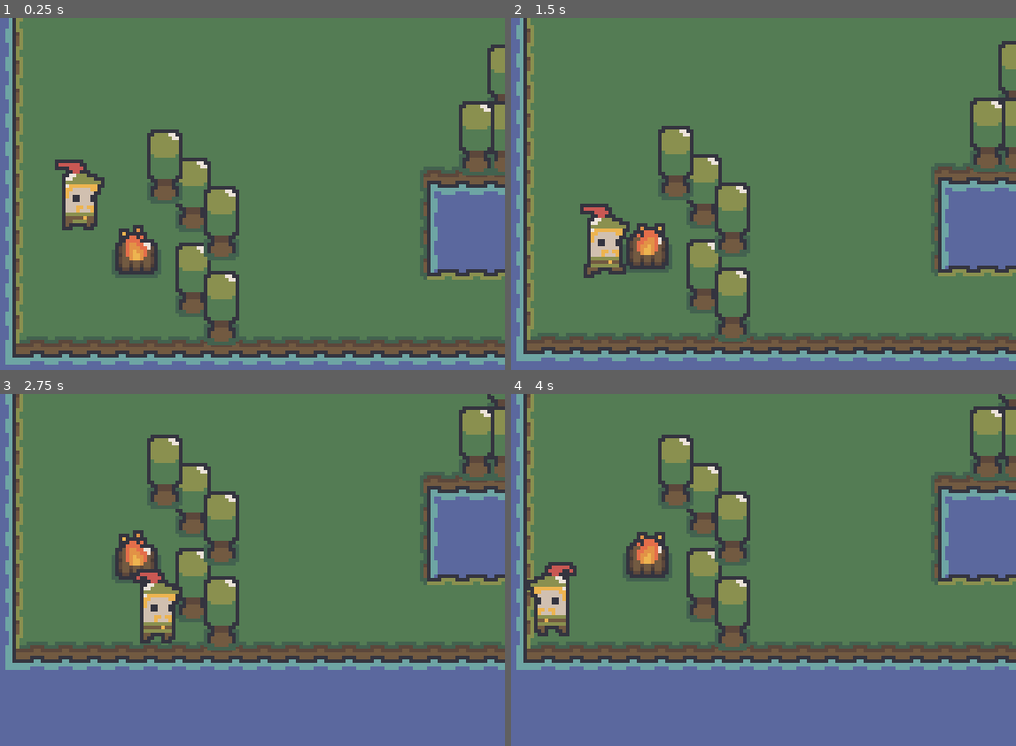
Above: before the commit, frames 1-4 (two rows, left to right).
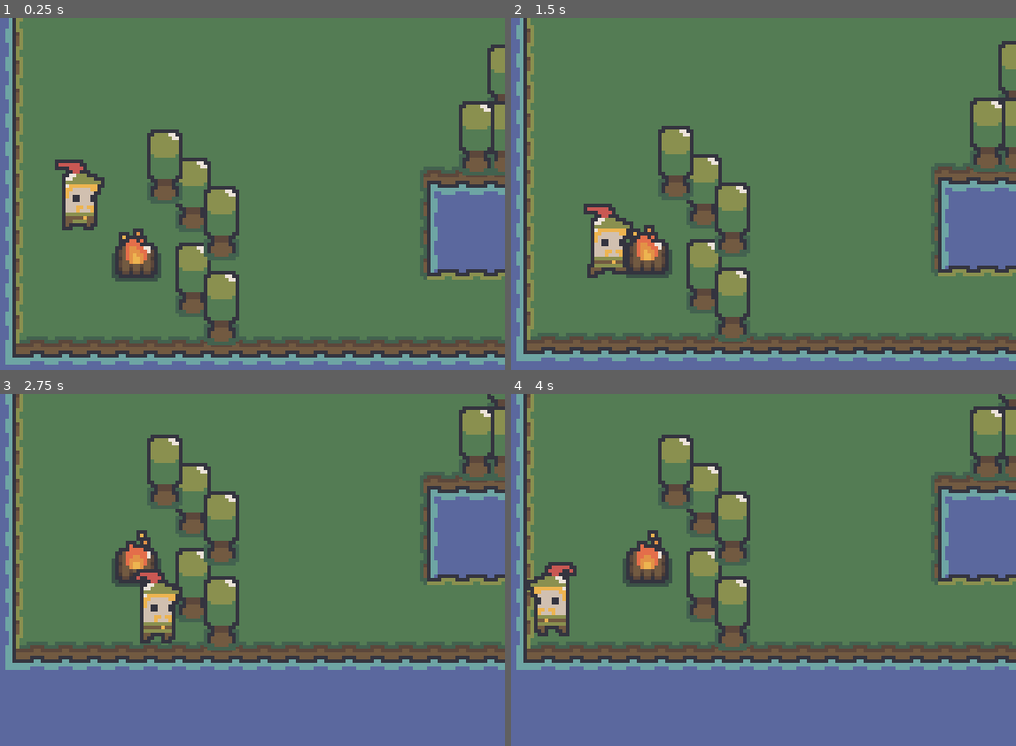
Above: after the commit, the same moments.

Repository: 201-Games/lost-boy
Game: Godot game, scene res://scenes/Start.tscn
The game is run twice, just before and just after one commit, with the same random seed, the same clock (stepped at 60 frames per second) and the same inputs.
Inputs:
- Up to frame 1 (0.25 s): no input
- Up to frame 2 (1.5 s): hold D (move_right) 0.53-1.28 s; hold S (move_down) from 1.28 s (still down)
- Up to frame 3 (2.75 s): release S (move_down) at 2.03 s; hold D (move_right) from 2.03 s (still down)
- Up to frame 4 (4 s): release D (move_right) at 2.78 s; hold W (move_up) 2.78-3.53 s; hold A (move_left) from 3.53 s (still down)

The runs differ from the first frame. In frame 1, 0.5% of the frame differs, in the area x 22-32%, y 58-75%; in frame 2, 1.4%, in the area x 13-32%, y 52-74%; in frame 3, 0.5%; in frame 4, 0.8%.

Commit message:
add props

Diff:
--- a/AtlastScene.tscn
+++ b/AtlastScene.tscn
@@ -1,6 +1,6 @@
 [gd_scene load_steps=3 format=2]
 
-[ext_resource path="res://assets/forest_tiles/forestDecoration_0.png" type="Texture" id=1]
+[ext_resource path="res://assets/tiles/forestDecoration_0.png" type="Texture" id=1]
 [ext_resource path="res://addons/sprite_cutter/AtlasScene.gd" type="Script" id=2]
 
 [node name="AtlasScene" type="Node"]
--- a/props/trees/Tree.tscn
+++ b/props/trees/Tree.tscn
@@ -1,7 +1,14 @@
-[gd_scene load_steps=2 format=2]
+[gd_scene load_steps=3 format=2]
 
+[ext_resource path="res://assets/tiles/village_ [red].png" type="Texture" id=1]
 [ext_resource path="res://addons/sprite_cutter/AtlasScene.gd" type="Script" id=2]
 
 [node name="AtlasScene" type="Node"]
 script = ExtResource( 2 )
-destination_path = "res://assets/animations/characters/player/run"
+destination_path = "res://assets/props"
+
+[node name="Village[red]" type="Sprite" parent="."]
+position = Vector2( 87, 271 )
+texture = ExtResource( 1 )
+region_enabled = true
+region_rect = Rect2( 358, 229, 52, 94 )
--- a/scenes/Main.tscn
+++ b/scenes/Main.tscn
@@ -1,8 +1,8 @@
 [gd_scene load_steps=6 format=2]
 
-[ext_resource path="res://scenes/props/TreeRed.tscn" type="PackedScene" id=1]
+[ext_resource path="res://scenes/props/trees/TreeRed.tscn" type="PackedScene" id=1]
 [ext_resource path="res://scenes/props/BoneFire.tscn" type="PackedScene" id=2]
-[ext_resource path="res://scenes/props/TreeGreen.tscn" type="PackedScene" id=3]
+[ext_resource path="res://scenes/props/trees/TreeGreen.tscn" type="PackedScene" id=3]
 [ext_resource path="res://tilemaps/forest_decor_1.tres" type="TileSet" id=4]
 [ext_resource path="res://tilemaps/forest.tres" type="TileSet" id=5]
 
--- a/scenes/Start.tscn
+++ b/scenes/Start.tscn
@@ -2,10 +2,10 @@
 
 [ext_resource path="res://tilemaps/forest.tres" type="TileSet" id=1]
 [ext_resource path="res://scenes/props/BoneFire.tscn" type="PackedScene" id=2]
-[ext_resource path="res://scenes/props/TreeGreen.tscn" type="PackedScene" id=3]
+[ext_resource path="res://scenes/props/trees/TreeGreen.tscn" type="PackedScene" id=3]
 [ext_resource path="res://scenes/props/Portal.tscn" type="PackedScene" id=4]
 [ext_resource path="res://scenes/characters/Player.tscn" type="PackedScene" id=5]
-[ext_resource path="res://scenes/props/TreeRed.tscn" type="PackedScene" id=6]
+[ext_resource path="res://scenes/props/trees/TreeRed.tscn" type="PackedScene" id=6]
 [ext_resource path="res://tilemaps/forest_decor_1.tres" type="TileSet" id=7]
 
 [node name="Start" type="Node"]
--- a/scenes/props/BoneFire.tscn
+++ b/scenes/props/BoneFire.tscn
@@ -1,32 +1,29 @@
-[gd_scene load_steps=8 format=2]
+[gd_scene load_steps=7 format=2]
 
-[ext_resource path="res://assets/animations/fire/fire_1.atlastex" type="Texture" id=1]
-[ext_resource path="res://assets/animations/fire/fire_2.atlastex" type="Texture" id=2]
-[ext_resource path="res://assets/animations/fire/fire_3.atlastex" type="Texture" id=3]
-[ext_resource path="res://assets/animations/fire/fire_4.atlastex" type="Texture" id=4]
-
-[sub_resource type="AtlasTexture" id=1]
-atlas = ExtResource( 1 )
-region = Rect2( 0, 0, 14, 15 )
+[ext_resource path="res://assets/animations/fire/SwampDecoration0.atlastex" type="Texture" id=1]
+[ext_resource path="res://assets/animations/fire/SwampDecoration2.atlastex" type="Texture" id=2]
+[ext_resource path="res://assets/animations/fire/SwampDecoration3.atlastex" type="Texture" id=3]
+[ext_resource path="res://assets/animations/fire/SwampDecoration1.atlastex" type="Texture" id=4]
 
 [sub_resource type="SpriteFrames" id=2]
 animations = [ {
-"frames": [ SubResource( 1 ), ExtResource( 2 ), ExtResource( 3 ), ExtResource( 4 ) ],
+"frames": [ ExtResource( 1 ), ExtResource( 4 ), ExtResource( 2 ), ExtResource( 3 ) ],
 "loop": true,
 "name": "idle",
-"speed": 8.0
+"speed": 10.0
 } ]
 
 [sub_resource type="RectangleShape2D" id=3]
-extents = Vector2( 7, 8.5 )
+extents = Vector2( 6, 7.5 )
 
 [node name="BoneFire" type="StaticBody2D"]
 
 [node name="AnimatedSprite" type="AnimatedSprite" parent="."]
 frames = SubResource( 2 )
 animation = "idle"
+frame = 3
 playing = true
 
 [node name="CollisionShape2D" type="CollisionShape2D" parent="."]
-position = Vector2( 0, -0.5 )
+position = Vector2( 0, 0.5 )
 shape = SubResource( 3 )
--- /dev/null
+++ b/scenes/props/buildings/BenchLarge.tscn
@@ -0,0 +1,15 @@
+[gd_scene load_steps=3 format=2]
+
+[ext_resource path="res://assets/props/Bench_large.atlastex" type="Texture" id=1]
+
+[sub_resource type="RectangleShape2D" id=1]
+extents = Vector2( 21, 4.5 )
+
+[node name="BenchLarge" type="KinematicBody2D"]
+
+[node name="Sprite" type="Sprite" parent="."]
+texture = ExtResource( 1 )
+
+[node name="CollisionShape2D" type="CollisionShape2D" parent="."]
+position = Vector2( 0, -0.5 )
+shape = SubResource( 1 )
--- /dev/null
+++ b/scenes/props/buildings/BenchSmall.tscn
@@ -0,0 +1,15 @@
+[gd_scene load_steps=3 format=2]
+
+[ext_resource path="res://assets/props/Bench_small.atlastex" type="Texture" id=1]
+
+[sub_resource type="RectangleShape2D" id=1]
+extents = Vector2( 5, 4.5 )
+
+[node name="BenchSmall" type="KinematicBody2D"]
+
+[node name="Sprite" type="Sprite" parent="."]
+texture = ExtResource( 1 )
+
+[node name="CollisionShape2D" type="CollisionShape2D" parent="."]
+position = Vector2( 0, -0.5 )
+shape = SubResource( 1 )
--- /dev/null
+++ b/scenes/props/buildings/Building_1.tscn
@@ -0,0 +1,15 @@
+[gd_scene load_steps=3 format=2]
+
+[ext_resource path="res://assets/props/Building_1.atlastex" type="Texture" id=1]
+
+[sub_resource type="RectangleShape2D" id=1]
+extents = Vector2( 26, 46 )
+
+[node name="BenchLarge" type="KinematicBody2D"]
+
+[node name="Sprite" type="Sprite" parent="."]
+texture = ExtResource( 1 )
+
+[node name="CollisionShape2D" type="CollisionShape2D" parent="."]
+position = Vector2( 0, -1 )
+shape = SubResource( 1 )
--- /dev/null
+++ b/scenes/props/collectibles/MushroomBrown.tscn
@@ -0,0 +1,15 @@
+[gd_scene load_steps=3 format=2]
+
+[ext_resource path="res://assets/props/Mushroom_brown.atlastex" type="Texture" id=1]
+
+[sub_resource type="RectangleShape2D" id=1]
+extents = Vector2( 3, 4.5 )
+
+[node name="MushroomBrown" type="StaticBody2D"]
+
+[node name="MushroomBrown" type="Sprite" parent="."]
+texture = ExtResource( 1 )
+
+[node name="CollisionShape2D" type="CollisionShape2D" parent="."]
+position = Vector2( 0, -0.5 )
+shape = SubResource( 1 )
--- /dev/null
+++ b/scenes/props/collectibles/MushroomOrange.tscn
@@ -0,0 +1,15 @@
+[gd_scene load_steps=3 format=2]
+
+[ext_resource path="res://assets/props/Mushroom_orange.atlastex" type="Texture" id=1]
+
+[sub_resource type="RectangleShape2D" id=1]
+extents = Vector2( 3, 4.5 )
+
+[node name="MushroomBrown" type="StaticBody2D"]
+
+[node name="MushroomOrange" type="Sprite" parent="."]
+texture = ExtResource( 1 )
+
+[node name="CollisionShape2D" type="CollisionShape2D" parent="."]
+position = Vector2( 0, -0.5 )
+shape = SubResource( 1 )
--- /dev/null
+++ b/scenes/props/rocks/StoneLarge.tscn
@@ -0,0 +1,15 @@
+[gd_scene load_steps=3 format=2]
+
+[ext_resource path="res://assets/props/Stone_large.atlastex" type="Texture" id=1]
+
+[sub_resource type="RectangleShape2D" id=1]
+extents = Vector2( 10, 12.5 )
+
+[node name="StoneLarge" type="StaticBody2D"]
+
+[node name="Sprite" type="Sprite" parent="."]
+texture = ExtResource( 1 )
+
+[node name="CollisionShape2D" type="CollisionShape2D" parent="."]
+position = Vector2( 0, -0.5 )
+shape = SubResource( 1 )
--- /dev/null
+++ b/scenes/props/rocks/StoneMedium.tscn
@@ -0,0 +1,15 @@
+[gd_scene load_steps=3 format=2]
+
+[ext_resource path="res://assets/props/Stone_medium.atlastex" type="Texture" id=1]
+
+[sub_resource type="RectangleShape2D" id=1]
+extents = Vector2( 6, 6.5 )
+
+[node name="StoneMedium" type="StaticBody2D"]
+
+[node name="Sprite" type="Sprite" parent="."]
+texture = ExtResource( 1 )
+
+[node name="CollisionShape2D" type="CollisionShape2D" parent="."]
+position = Vector2( 0, -0.5 )
+shape = SubResource( 1 )
--- /dev/null
+++ b/scenes/props/rocks/StoneSmall.tscn
@@ -0,0 +1,15 @@
+[gd_scene load_steps=3 format=2]
+
+[ext_resource path="res://assets/props/Stone_small.atlastex" type="Texture" id=1]
+
+[sub_resource type="RectangleShape2D" id=1]
+extents = Vector2( 5, 5.5 )
+
+[node name="StoneSmall" type="StaticBody2D"]
+
+[node name="Sprite" type="Sprite" parent="."]
+texture = ExtResource( 1 )
+
+[node name="CollisionShape2D" type="CollisionShape2D" parent="."]
+position = Vector2( 0, -0.5 )
+shape = SubResource( 1 )
--- /dev/null
+++ b/scenes/props/trees/TreeBrown.tscn
@@ -0,0 +1,14 @@
+[gd_scene load_steps=3 format=2]
+
+[ext_resource path="res://assets/props/Tree_brown.atlastex" type="Texture" id=1]
+
+[sub_resource type="RectangleShape2D" id=1]
+extents = Vector2( 7, 14 )
+
+[node name="TreeBrown" type="StaticBody2D"]
+
+[node name="Sprite" type="Sprite" parent="."]
+texture = ExtResource( 1 )
+
+[node name="CollisionShape2D" type="CollisionShape2D" parent="."]
+shape = SubResource( 1 )
--- /dev/null
+++ b/scenes/props/trees/TreeOrangeSpots.tscn
@@ -0,0 +1,14 @@
+[gd_scene load_steps=3 format=2]
+
+[ext_resource path="res://assets/props/Tree_orange_spots.atlastex" type="Texture" id=1]
+
+[sub_resource type="RectangleShape2D" id=1]
+extents = Vector2( 7, 14 )
+
+[node name="TreeOrangeSpots" type="StaticBody2D"]
+
+[node name="Sprite" type="Sprite" parent="."]
+texture = ExtResource( 1 )
+
+[node name="CollisionShape2D" type="CollisionShape2D" parent="."]
+shape = SubResource( 1 )
--- a/tilemaps/forest.tres
+++ b/tilemaps/forest.tres
@@ -1,7 +1,7 @@
 [gd_resource type="TileSet" load_steps=16 format=2]
 
-[ext_resource path="res://assets/forest_tiles/forest_.png" type="Texture" id=1]
-[ext_resource path="res://assets/forest_tiles/path_.png" type="Texture" id=2]
+[ext_resource path="res://assets/tiles/forest_.png" type="Texture" id=1]
+[ext_resource path="res://assets/tiles/path_.png" type="Texture" id=2]
 
 [sub_resource type="ConvexPolygonShape2D" id=1]
 points = PoolVector2Array( 16, 16, 0, 16, 0, 0, 16, 0 )
--- a/tilemaps/forest_decor_1.tres
+++ b/tilemaps/forest_decor_1.tres
@@ -1,7 +1,7 @@
 [gd_resource type="TileSet" load_steps=5 format=2]
 
-[ext_resource path="res://assets/forest_tiles/forestDecoration_1.png" type="Texture" id=1]
-[ext_resource path="res://assets/forest_tiles/forestDecoration_0.png" type="Texture" id=2]
+[ext_resource path="res://assets/tiles/forestDecoration_1.png" type="Texture" id=1]
+[ext_resource path="res://assets/tiles/forestDecoration_0.png" type="Texture" id=2]
 
 [sub_resource type="ConvexPolygonShape2D" id=1]
 points = PoolVector2Array( 0, 0, 16, 0, 16, 16, 0, 16 )
Binary file added: assets/animations/fire/SwampDecoration0.atlastex
Binary file added: assets/animations/fire/SwampDecoration1.atlastex
Binary file added: assets/animations/fire/SwampDecoration2.atlastex
Binary file added: assets/animations/fire/SwampDecoration3.atlastex
Binary file removed: assets/animations/fire/fire_1.atlastex
Binary file removed: assets/animations/fire/fire_2.atlastex
Binary file removed: assets/animations/fire/fire_3.atlastex
Binary file removed: assets/animations/fire/fire_4.atlastex
Binary file changed: assets/animations/portal/Portal.atlastex
Binary file changed: assets/animations/portal/Portal2.atlastex
Binary file changed: assets/animations/portal/Portal3.atlastex
Binary file changed: assets/animations/portal/Portal4.atlastex
(and 39 more such lines)
